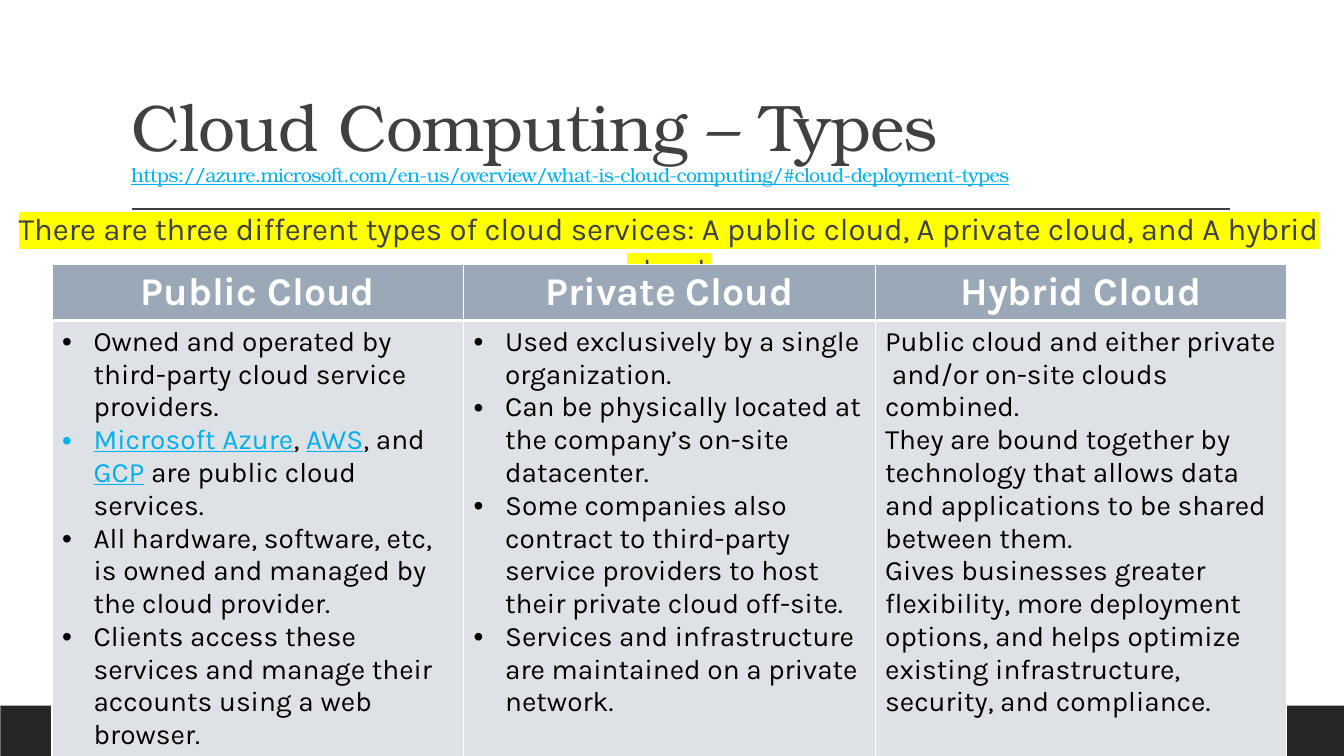
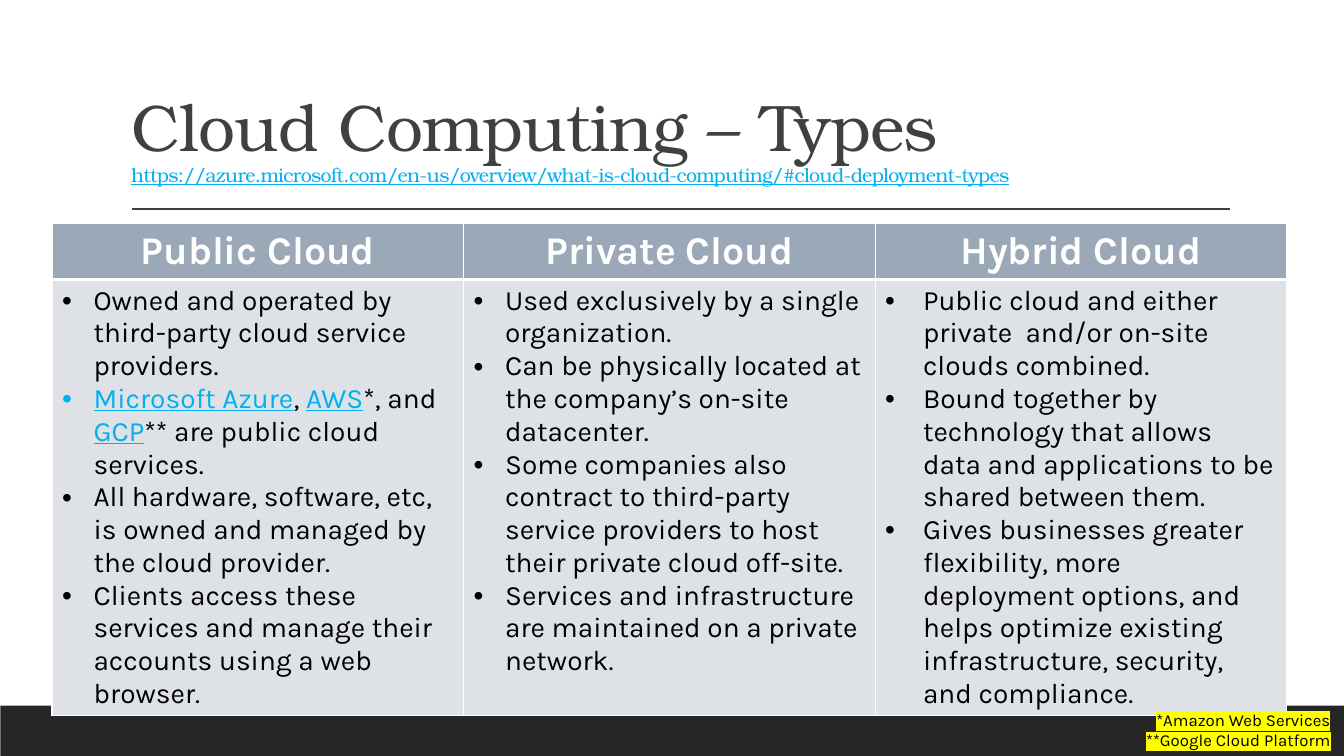
Before and after one commit to 2002-feb24-net/trainer-code, a slide deck: slide 6 of REPO_MarksCodeAndPPTs/DotNetPPTs/dotnetWeek4Ppts/D20_.NET_CloudComputingBasicsAndModels.pptx. Drawn at 1344x756 pixels with LibreOffice and Linux fonts; fonts in the diff are those of the drawing. Boxes give left, top, right and bottom in pixels: in the first picture for what was removed or moved away, otherwise in the second. Text is boxed around its words. In the diff, an @@ line names an element or a change of style, - is before the commit and + after.

Commit message:
modifies Cloud ppt

```diff
--- a/REPO_MarksCodeAndPPTs/DotNetPPTs/dotnetWeek4Ppts/D20_.NET_CloudComputingBasicsAndModels.pptx
+++ b/REPO_MarksCodeAndPPTs/DotNetPPTs/dotnetWeek4Ppts/D20_.NET_CloudComputingBasicsAndModels.pptx
@@ text removed at (x1=19, y1=218, x2=1318, y2=248) @@
-There are three different types of cloud services: A public cloud, A private cloud, and A hybrid cloud.
@@ table at (x1=52, y1=224, x2=1287, y2=714) @@
-row 2, column 1: Owned and operated by third-party cloud service providers. / Microsoft Azure, AWS, and GCP are public cloud services. / All hardware, software, etc, is owned and managed by the cloud provider. / Clients access these services and manage their accounts using a web browser.
+row 2, column 1: Owned and operated by third-party cloud service providers. / Microsoft Azure, AWS*, and GCP** are public cloud services. / All hardware, software, etc, is owned and managed by the cloud provider. / Clients access these services and manage their accounts using a web browser.
-row 2, column 3: Public cloud and either private and/or on-site clouds combined. / They are bound together by technology that allows data and applications to be shared between them. / Gives businesses greater flexibility, more deployment options, and helps optimize existing infrastructure, security, and compliance.
+row 2, column 3: Public cloud and either private and/or on-site clouds combined. / Bound together by technology that allows data and applications to be shared between them. / Gives businesses greater flexibility, more deployment options, and helps optimize existing infrastructure, security, and compliance.
@@ table resized from (x1=52, y1=265, x2=1287, y2=749) to (x1=52, y1=224, x2=1287, y2=714) @@
@@ text added at (x1=1146, y1=714, x2=1330, y2=752), 12 pt, text #000000 @@
+*Amazon Web Services
+**Google Cloud Platform
```
Also in this commit, not shown: 5 other slides changed, 4 other files.
